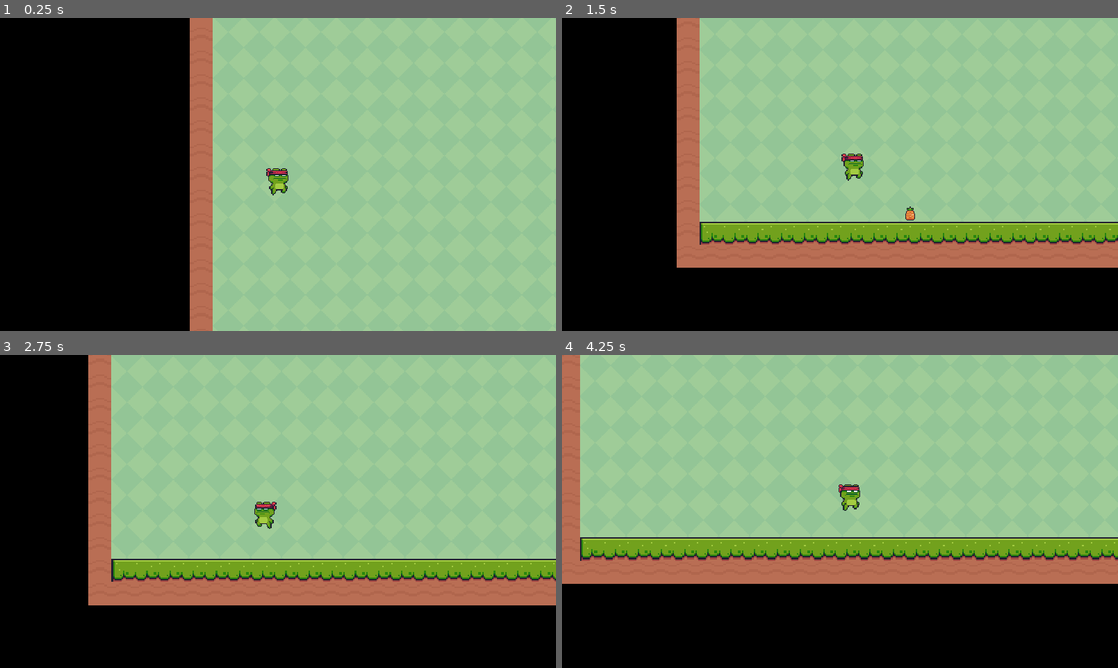
Above: before the commit, frames 1-4 (two rows, left to right).
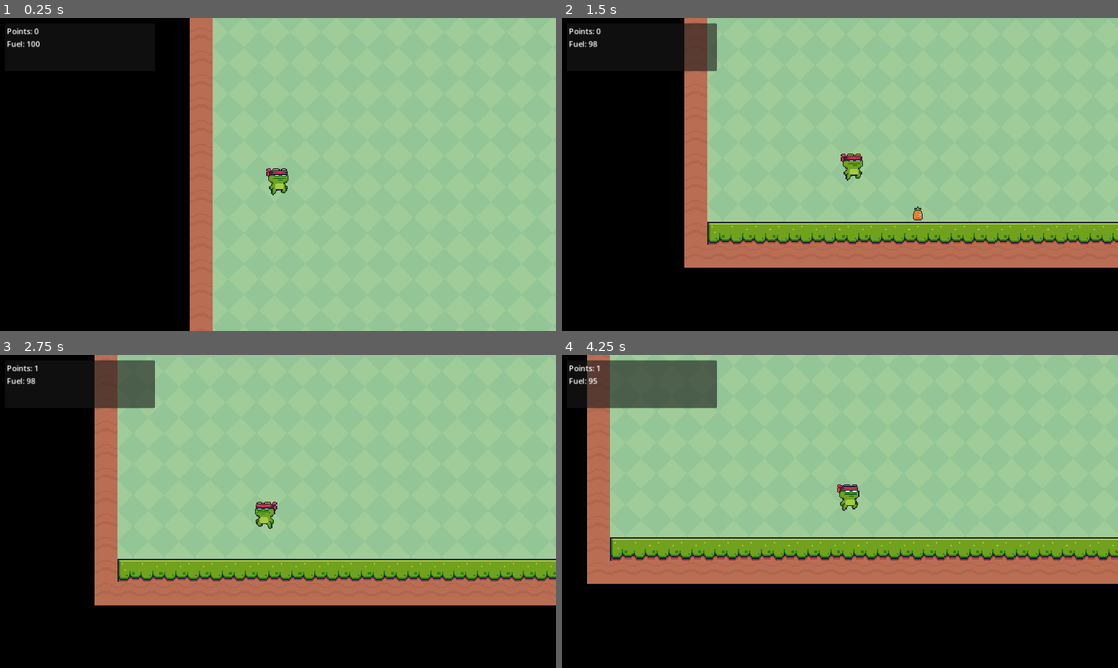
Above: after the commit, the same moments.

Repository: wwlib/godot-platform-game
Game: Godot game, scene res://scenes/main.tscn
Two runs of this game, one before a commit and one after it. Both use one fixed random seed, a clock stepped at 60 frames per second and the inputs below. Before the commit the project starts from res://main.tscn.
Inputs:
- Up to frame 1 (0.25 s): no input
- Up to frame 2 (1.5 s): hold D (jet-right) from 0.53 s (still down); tap Space (jump) at 0.6, 0.77, 1.07, 1.35 s
- Up to frame 3 (2.75 s): tap Space (jump) at 1.52, 1.82, 2.1 s; release D (jet-right) at 2.03 s; hold A (jet-left) from 2.03 s (still down)
- Up to frame 4 (4.25 s): release A (jet-left) at 2.78 s; hold D (jet-right) from 2.78 s (still down); tap Space (jump) at 2.85, 3.02, 3.32, 3.6, 3.77, 4.07 s

The runs differ from the first frame. In frame 1, 0.2% of the frame differs, in the area x 1-8%, y 3-10%; in frame 2, 4.8%; in frame 3, 5.2%; in frame 4, 11%, in the area x 0-100%, y 0-74%.

Commit message:
added fuel consumption
- added a trophy
- reorganized files

Diff:
--- a/game_manager.gd
+++ /dev/null
@@ -1,16 +0,0 @@
-extends Node
-
-var points = 0
-
-func add_point():
-	points += 1
-	print(points)
-
-# Called when the node enters the scene tree for the first time.
-func _ready():
-	pass # Replace with function body.
-
-
-# Called every frame. 'delta' is the elapsed time since the previous frame.
-func _process(delta):
-	pass
--- a/project.godot
+++ b/project.godot
@@ -11,9 +11,9 @@
 [application]
 
 config/name="platform-game"
-run/main_scene="res://main.tscn"
+run/main_scene="res://scenes/main.tscn"
 config/features=PackedStringArray("4.2", "Mobile")
-config/icon="res://icon.svg"
+config/icon="res://assets/icon.svg"
 
 [display]
 
--- a/scenes/collectible.gd
+++ b/scenes/collectible.gd
@@ -5,7 +5,9 @@
 
 # Called when the node enters the scene tree for the first time.
 func _ready():
+	print("collectible: ready")
 	game_manager = %GameManager
+	print(game_manager)
 
 
 # Called every frame. 'delta' is the elapsed time since the previous frame.
@@ -14,6 +16,7 @@
 
 
 func _on_body_entered(body):
-	if (body.name == "CharacterBody2D"):
+	if (body.name == "MainCharacter"):
 		queue_free()
 		game_manager.add_point()
+		game_manager.add_fuel(100)
--- a/scenes/collectible.tscn
+++ b/scenes/collectible.tscn
@@ -1,6 +1,6 @@
 [gd_scene load_steps=22 format=3 uid="uid://bxf0b24t45edc"]
 
-[ext_resource type="Texture2D" uid="uid://mlcs1iexxeo3" path="res://Pineapple.png" id="1_cldli"]
+[ext_resource type="Texture2D" uid="uid://mlcs1iexxeo3" path="res://assets/Pineapple.png" id="1_cldli"]
 [ext_resource type="Script" path="res://scenes/collectible.gd" id="1_psj4q"]
 
 [sub_resource type="AtlasTexture" id="AtlasTexture_jp2pe"]
--- /dev/null
+++ b/scenes/game_manager.gd
@@ -0,0 +1,46 @@
+extends Node
+
+const MAX_FUEL = 100
+
+var points = 0
+var fuel = MAX_FUEL
+var stats_label
+
+func add_point():
+	points += 1
+	print(points)
+	update_stats()
+
+
+func add_fuel(amount):
+	fuel += amount
+	if (fuel > MAX_FUEL):
+		fuel = MAX_FUEL
+
+
+func use_fuel(amount):
+	var remaining_fuel = fuel - amount
+	if (remaining_fuel > 0):
+		fuel = remaining_fuel
+		update_stats()
+		return true
+	else:
+		return false
+
+
+func update_stats():
+	stats_label.text = "Points: " + str(points)
+	stats_label.text += "\n"
+	stats_label.text += "Fuel: " + str(floor(fuel))
+
+
+# Called when the node enters the scene tree for the first time.
+func _ready():
+	print("game_manager: ready")
+	stats_label = %StatsLabel
+	print(stats_label)
+
+
+# Called every frame. 'delta' is the elapsed time since the previous frame.
+func _process(delta):
+	pass
--- a/main.tscn
+++ b/scenes/main.tscn
@@ -1,10 +1,11 @@
-[gd_scene load_steps=8 format=3 uid="uid://ysstrguad3cn"]
-
-[ext_resource type="Texture2D" uid="uid://bpy5exg7nepe8" path="res://Green.png" id="1_cv1kf"]
-[ext_resource type="Texture2D" uid="uid://cv5hk1qh1bngt" path="res://Terrain (16x16).png" id="2_kiolc"]
+[gd_scene load_steps=9 format=3 uid="uid://ysstrguad3cn"]
+
+[ext_resource type="Texture2D" uid="uid://bpy5exg7nepe8" path="res://assets/Green.png" id="1_cv1kf"]
+[ext_resource type="Texture2D" uid="uid://cv5hk1qh1bngt" path="res://assets/Terrain (16x16).png" id="2_kiolc"]
 [ext_resource type="PackedScene" uid="uid://cu41pyejsxqwd" path="res://scenes/main_character.tscn" id="3_j7b4o"]
 [ext_resource type="PackedScene" uid="uid://bxf0b24t45edc" path="res://scenes/collectible.tscn" id="4_2peqb"]
-[ext_resource type="Script" path="res://game_manager.gd" id="5_6qjkb"]
+[ext_resource type="Script" path="res://scenes/game_manager.gd" id="5_6qjkb"]
+[ext_resource type="PackedScene" uid="uid://d3ty0uxy5l5po" path="res://scenes/trophy.tscn" id="6_oufeg"]
 
 [sub_resource type="TileSetAtlasSource" id="TileSetAtlasSource_43xip"]
 texture = ExtResource("2_kiolc")
@@ -460,7 +461,13 @@
 
 [node name="Node" type="Node"]
 
-[node name="TextureRect" type="TextureRect" parent="."]
+[node name="GameManager" type="Node" parent="."]
+unique_name_in_owner = true
+script = ExtResource("5_6qjkb")
+
+[node name="SceneObjects" type="Node" parent="."]
+
+[node name="TextureRect" type="TextureRect" parent="SceneObjects"]
 texture_filter = 1
 offset_top = -292.0
 offset_right = 2843.0
@@ -468,26 +475,50 @@
 texture = ExtResource("1_cv1kf")
 stretch_mode = 1
 
-[node name="TileMap" type="TileMap" parent="."]
+[node name="TileMap" type="TileMap" parent="SceneObjects"]
 texture_filter = 1
 scale = Vector2(3, 3)
 tile_set = SubResource("TileSet_cf126")
 format = 2
 layer_0/tile_data = PackedInt32Array(786432, 393216, 0, 786433, 458752, 0, 786434, 458752, 0, 786435, 458752, 0, 786436 …(4138 unchanged characters)…
 
-[node name="CharacterBody2D" parent="." instance=ExtResource("3_j7b4o")]
+[node name="MainCharacter" parent="SceneObjects" instance=ExtResource("3_j7b4o")]
 position = Vector2(134, 141)
 
-[node name="Camera2D" type="Camera2D" parent="CharacterBody2D"]
+[node name="Camera2D" type="Camera2D" parent="SceneObjects/MainCharacter"]
 position = Vector2(1, 7)
 position_smoothing_enabled = true
 position_smoothing_speed = 7.0
 
-[node name="GameManager" type="Node" parent="."]
+[node name="CollectiblesGroup" type="Node" parent="SceneObjects"]
+
+[node name="Collectible" parent="SceneObjects/CollectiblesGroup" instance=ExtResource("4_2peqb")]
+position = Vector2(437, 560)
+
+[node name="Finish" parent="SceneObjects" instance=ExtResource("6_oufeg")]
+position = Vector2(2777, 539)
+
+[node name="UI" type="CanvasLayer" parent="."]
 unique_name_in_owner = true
-script = ExtResource("5_6qjkb")
-
-[node name="Collectibles Group" type="Node" parent="."]
-
-[node name="Collectible" parent="Collectibles Group" instance=ExtResource("4_2peqb")]
-position = Vector2(437, 560)
+
+[node name="UIPanel" type="Panel" parent="UI"]
+offset_left = 10.0
+offset_top = 11.0
+offset_right = 321.0
+offset_bottom = 110.0
+
+[node name="StatsLabel" type="Label" parent="UI/UIPanel"]
+unique_name_in_owner = true
+layout_mode = 1
+anchors_preset = 15
+anchor_right = 1.0
+anchor_bottom = 1.0
+offset_left = 4.0
+offset_top = 5.0
+offset_right = -5.0
+offset_bottom = -5.0
+grow_horizontal = 2
+grow_vertical = 2
+scale = Vector2(0.999997, 1)
+text = "Points: 0
+Fuel: 100"
--- a/scenes/main_character.gd
+++ b/scenes/main_character.gd
@@ -3,14 +3,21 @@
 
 const SPEED = 300.0
 const JUMP_VELOCITY = -400.0
-const JET_ACCELERATION_UP = -50.00
-const JET_ACCELERATION_HORIZ = 50.00
+const JET_ACCELERATION_UP = -1500.00
+const JET_ACCELERATION_HORIZ = 1500.00
+const FUEL_PER_SECOND_UP = 15
+const FUEL_PER_SECOND_HORIZ = 5
+
 #@onready var sprite_2d = $AnimatedSprite2D
 var sprite_2d
+var game_manager
 
 # Called when the node enters the scene tree for the first time.
 func _ready():
-	sprite_2d = $AnimatedSprite2D
+	print("main_character: ready")
+	sprite_2d = %MainCharacterSprite2D
+	game_manager = get_node("../../GameManager")
+	print(game_manager)
 
 # Get the gravity from the project settings to be synced with RigidBody nodes.
 var gravity = ProjectSettings.get_setting("physics/2d/default_gravity")
@@ -28,22 +35,8 @@
 		velocity.y += gravity * delta
 		sprite_2d.animation = "jumping"
 
-	# Handle jump.
-	if Input.is_action_just_pressed("jump") and is_on_floor():
-		velocity.y = JUMP_VELOCITY
-
-	# Handle jet.
-	if Input.is_action_pressed("jet-up") and velocity.y > -200:
-		velocity.y += JET_ACCELERATION_UP
-
-	if Input.is_action_pressed("jet-left") and velocity.x > -200 and not is_on_floor():
-		velocity.x -= JET_ACCELERATION_HORIZ
-
-	if Input.is_action_pressed("jet-right") and velocity.x < 200 and not is_on_floor():
-		velocity.x += JET_ACCELERATION_HORIZ
-
+	# Handle running Left/Right
 	# Get the input direction (leftOrRight) and handle the movement/deceleration.
-	# As good practice, you should replace UI actions with custom gameplay actions.
 	var leftOrRight = Input.get_axis("left", "right")
 	if leftOrRight and is_on_floor():
 		velocity.x = leftOrRight * SPEED
@@ -52,7 +45,31 @@
 	else: # stop slowly (glide) if in the air
 		velocity.x = move_toward(velocity.x, 0, 4)
 
+	# Handle jump.
+	if Input.is_action_just_pressed("jump") and is_on_floor():
+		velocity.y = JUMP_VELOCITY
+
+	# Handle jet.
+	if Input.is_action_pressed("jet-up") and velocity.y > -200:
+		var fuel_needed = FUEL_PER_SECOND_UP * delta
+		var check_fuel = game_manager.use_fuel(fuel_needed)
+		if (check_fuel):
+			velocity.y += JET_ACCELERATION_UP * delta
+
+	if Input.is_action_pressed("jet-left") and velocity.x > -200 and not is_on_floor():
+		var fuel_needed = FUEL_PER_SECOND_HORIZ * delta
+		var check_fuel = game_manager.use_fuel(fuel_needed)
+		if (check_fuel):
+			velocity.x -= JET_ACCELERATION_HORIZ * delta
+
+	if Input.is_action_pressed("jet-right") and velocity.x < 200 and not is_on_floor():
+		var fuel_needed = FUEL_PER_SECOND_HORIZ * delta
+		var check_fuel = game_manager.use_fuel(fuel_needed)
+		if (check_fuel):
+			velocity.x += JET_ACCELERATION_HORIZ * delta
+
 	move_and_slide()
 
+	# Set sprite direction
 	var isLeft = velocity.x < 0
 	sprite_2d.flip_h = isLeft
--- a/scenes/main_character.tscn
+++ b/scenes/main_character.tscn
@@ -1,9 +1,9 @@
 [gd_scene load_steps=31 format=3 uid="uid://cu41pyejsxqwd"]
 
 [ext_resource type="Script" path="res://scenes/main_character.gd" id="1_1oiih"]
-[ext_resource type="Texture2D" uid="uid://8f7btwmkspq0" path="res://Jump (32x32).png" id="1_cgpav"]
-[ext_resource type="Texture2D" uid="uid://ojkfh3l6mcdo" path="res://Idle (32x32).png" id="2_o35b5"]
-[ext_resource type="Texture2D" uid="uid://cur433cp0va3n" path="res://Run (32x32).png" id="4_5hxgp"]
+[ext_resource type="Texture2D" uid="uid://8f7btwmkspq0" path="res://assets/Jump (32x32).png" id="1_cgpav"]
+[ext_resource type="Texture2D" uid="uid://ojkfh3l6mcdo" path="res://assets/Idle (32x32).png" id="2_o35b5"]
+[ext_resource type="Texture2D" uid="uid://cur433cp0va3n" path="res://assets/Run (32x32).png" id="4_5hxgp"]
 
 [sub_resource type="AtlasTexture" id="AtlasTexture_7qmik"]
 atlas = ExtResource("2_o35b5")
@@ -198,7 +198,7 @@
 [node name="CharacterBody2D" type="CharacterBody2D"]
 script = ExtResource("1_1oiih")
 
-[node name="AnimatedSprite2D" type="AnimatedSprite2D" parent="."]
+[node name="MainCharacterSprite2D" type="AnimatedSprite2D" parent="."]
 unique_name_in_owner = true
 texture_filter = 1
 position = Vector2(1, 0)
--- /dev/null
+++ b/scenes/trophy.tscn
@@ -0,0 +1,15 @@
+[gd_scene load_steps=3 format=3 uid="uid://d3ty0uxy5l5po"]
+
+[ext_resource type="Texture2D" uid="uid://c0jptnw4pm4yt" path="res://assets/End (Idle).png" id="1_jyeuk"]
+
+[sub_resource type="RectangleShape2D" id="RectangleShape2D_i3vt2"]
+size = Vector2(34, 42)
+
+[node name="Area2D" type="Area2D"]
+
+[node name="Sprite2D" type="Sprite2D" parent="."]
+texture = ExtResource("1_jyeuk")
+
+[node name="CollisionShape2D" type="CollisionShape2D" parent="."]
+position = Vector2(0, 11)
+shape = SubResource("RectangleShape2D_i3vt2")
Binary file added: assets/End (Idle).png
Not shown, changed: assets/End (Idle).png.import
Renamed: Green.png -> assets/Green.png
Not shown, changed: assets/Green.png.import
Renamed: Idle (32x32).png -> assets/Idle (32x32).png
Not shown, changed: assets/Idle (32x32).png.import
Renamed: Jump (32x32).png -> assets/Jump (32x32).png
Not shown, changed: assets/Jump (32x32).png.import
Renamed: Pineapple.png -> assets/Pineapple.png
Not shown, changed: assets/Pineapple.png.import
Renamed: Run (32x32).png -> assets/Run (32x32).png
Not shown, changed: assets/Run (32x32).png.import
(and 4 more such lines)
